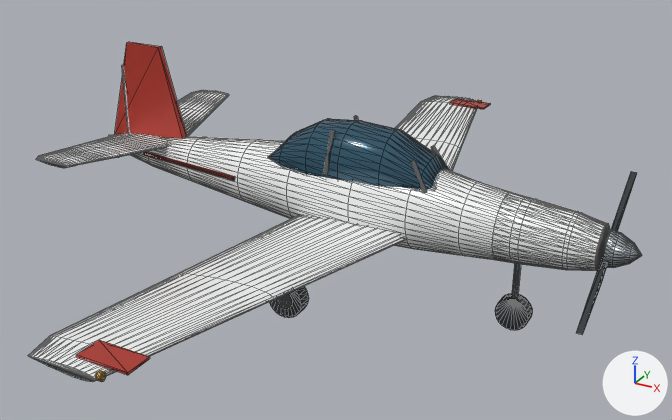
The glTF model assets/swift.glb: old version first, new version second.
Rendered twice from a 50 mm lens placed at (4.89, -9.73, 4.56), pointed at (-0.39, -0.13, -0.24). The axes (+X, +Y, +Z) are drawn at lower right. The lights are the same throughout. The first picture is the older version. Mesh edges are drawn as thin lines. Where no turn or scale is listed for an object, it has been applied to the vertices. Vertices at exactly the same position are counted once.

The first picture shows 'Propeller', 'swift.glb'.
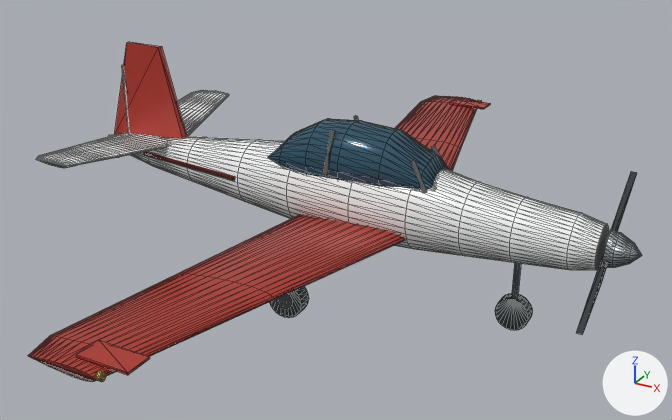
Boxes [x1, y1, x2, y2] around the edits, measured in the pictures (672 x 420 px):
part 1 of me_airframe, recoloured (white to red): [28, 96, 477, 382] in both

The change, as a diff of the scene's bpy script:
```diff
--- a/assets/swift.glb.py
+++ b/assets/swift.glb.py
@@ me_airframe @@
 # used by ob_swift_glb; location = (0.0, 0.0, 0.0)
-me_airframe.from_pydata(...)  # 1928 vertices, 3752 faces; spans x -4.25..3.39, y -4.7..4.7, z -1.38..1.52
+me_airframe.from_pydata(...)  # 1800 vertices, 3500 faces; spans x -4.25..3.39, y -4.7..4.7, z -1.38..1.52
+# me_airframe part 1: 444 faces spanning x -1.21..0.85, y -4.7..4.7, z -0.37..-0.05 switch from mat_ivory_enamel (white #f7f9f8) to mat_livery (red #b83c30)
+# edits to the shape of me_airframe do not show in these pictures
 me_airframe.materials.append(mat_smoked_blue_glazing)
```
